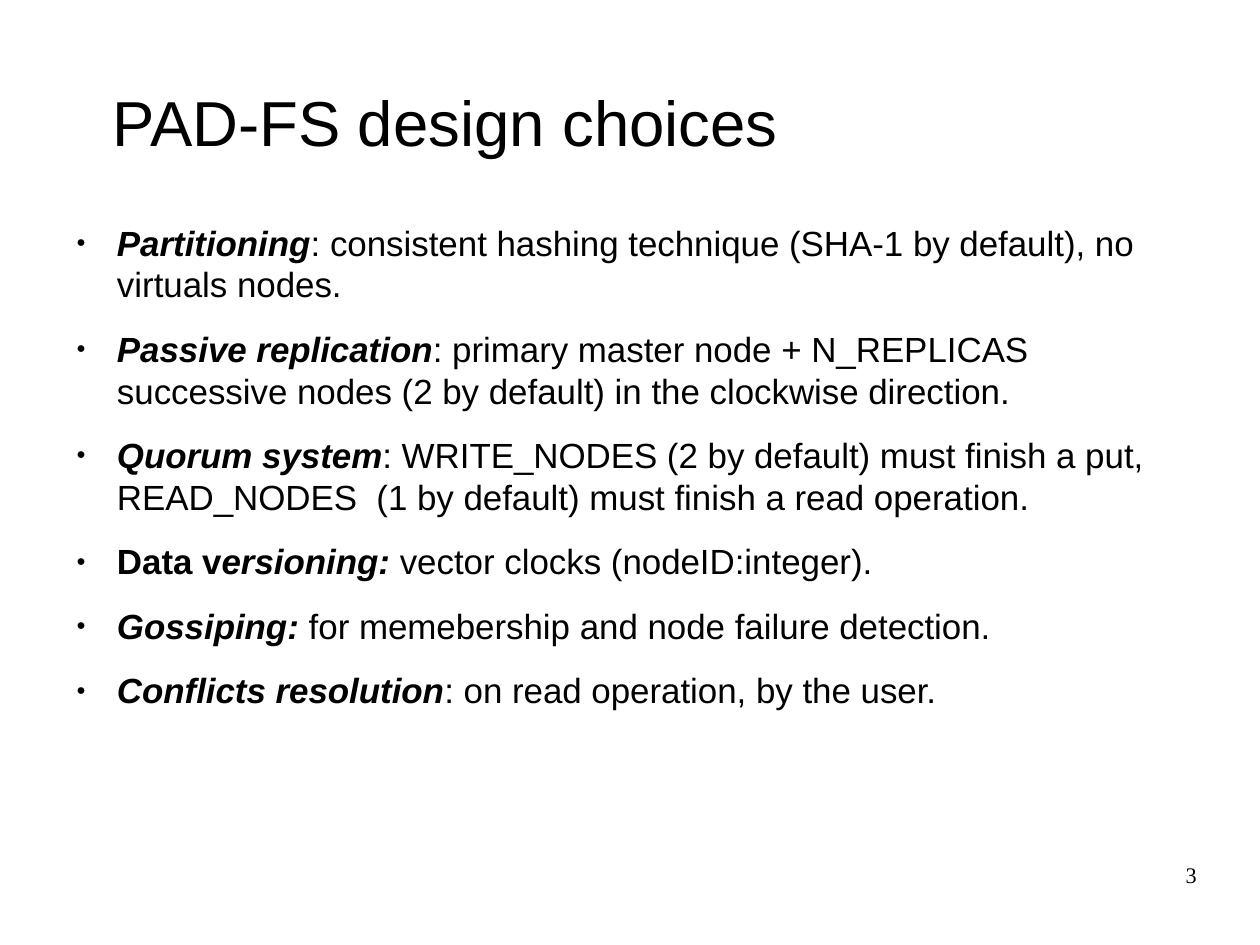
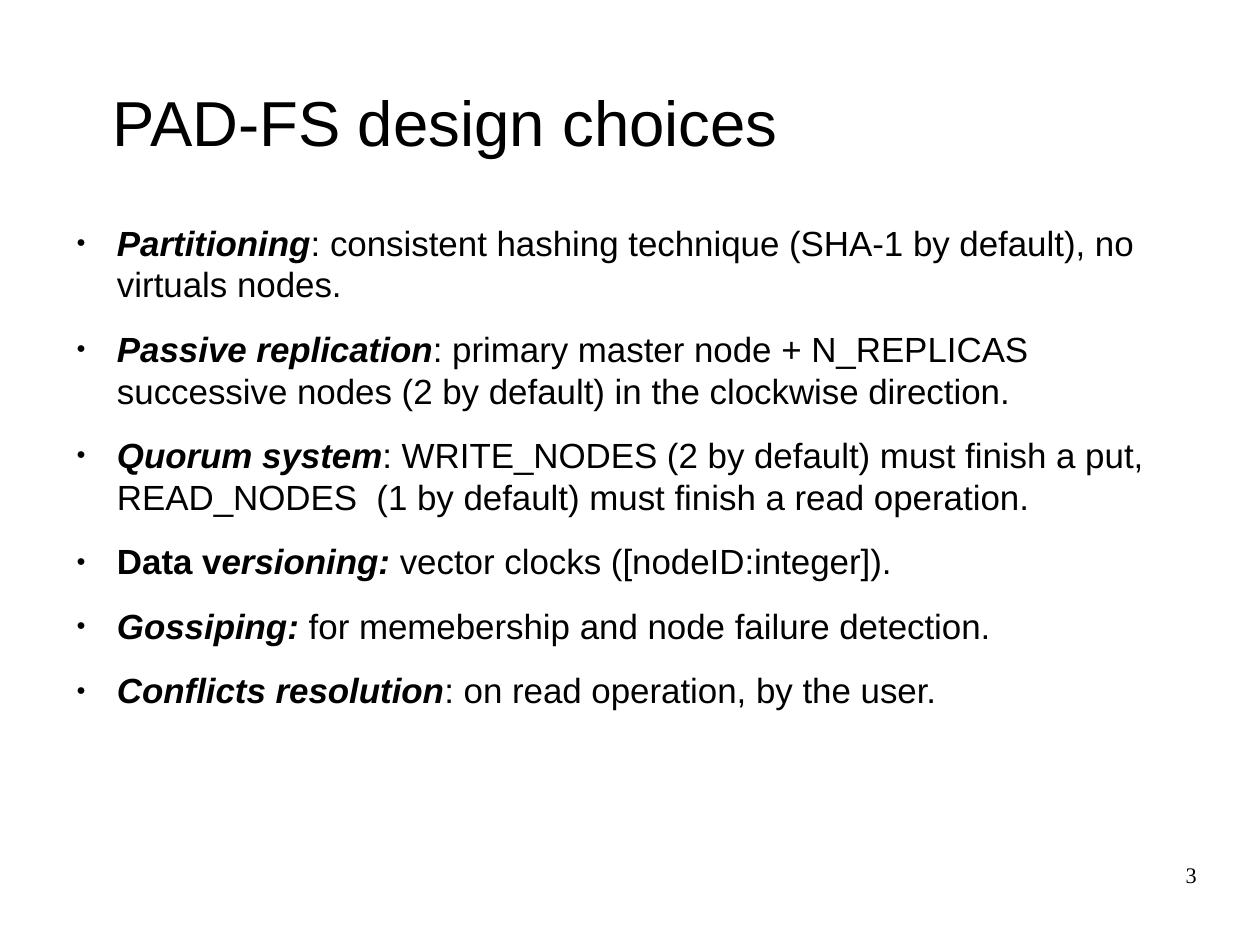
Before and after one commit to bhyvex/PAD-FileSystem, a slide deck: slide 3 of docs/Pad-fs_slides/Pad-fs_Neri.odp. Drawn at 1260x945 pixels with LibreOffice and Linux fonts; fonts in the diff are those of the drawing; background and template pictures are left out. Boxes give left, top, right and bottom in pixels: in the first picture for what was removed or moved away, otherwise in the second. Text is boxed around its words. In the diff, an @@ line names an element or a change of style, - is before the commit and + after.

```diff
--- a/docs/Pad-fs_slides/Pad-fs_Neri.odp
+++ b/docs/Pad-fs_slides/Pad-fs_Neri.odp
@@ text at bbox=[117, 548, 892, 581]: text changed @@
-● Data versioning: vector clocks (nodeID:integer).
+● Data versioning: vector clocks ([nodeID:integer]).
```
Also in this commit, not shown: 3 other slides changed, 1 other file.
